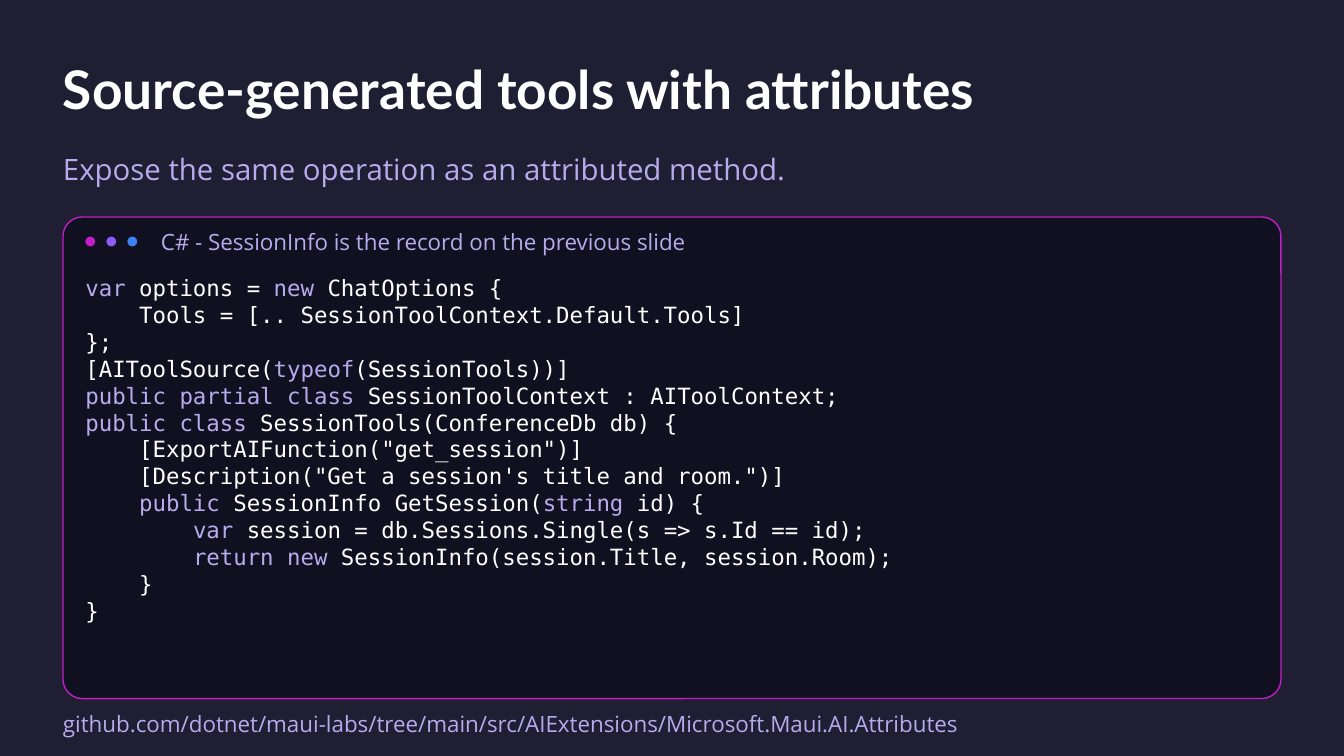
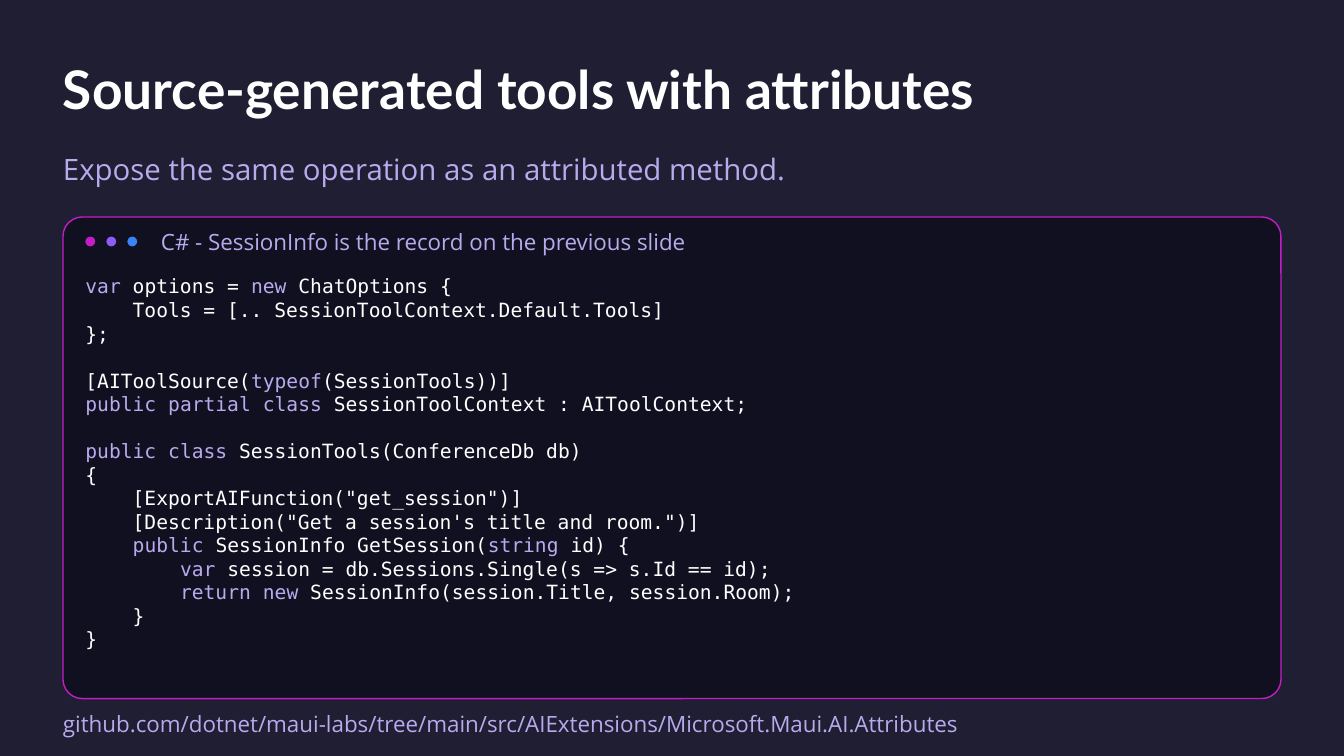
Before and after one commit to mattleibow/dotnetconf2026, a slide deck: slide 25 of slides.pptx. Drawn at 1344x756 pixels with LibreOffice and Linux fonts; fonts in the diff are those of the drawing. Boxes give left, top, right and bottom in pixels: in the first picture for what was removed or moved away, otherwise in the second. Text is boxed around its words. In the diff, an @@ line names an element or a change of style, - is before the commit and + after.

```diff
--- a/slides.pptx
+++ b/slides.pptx
@@ text at <box>85,278,794,602</box>: size 16 to 14 pt @@
@@ text at <box>85,443,581,462</box>: text changed; size 16 to 14 pt @@
-public class SessionTools(ConferenceDb db) {
+public class SessionTools(ConferenceDb db)
+{
```
Also in this commit, not shown: 3 other slides changed.
